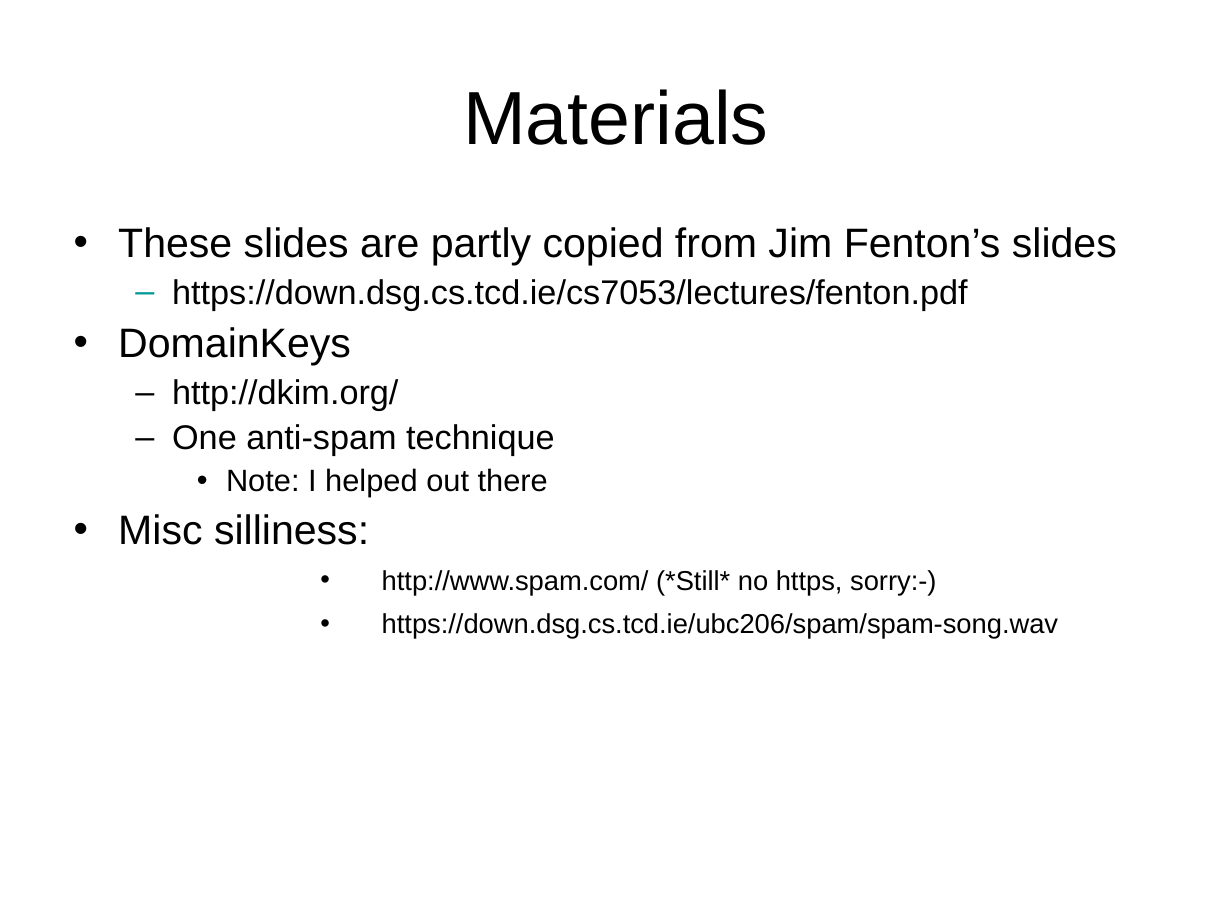
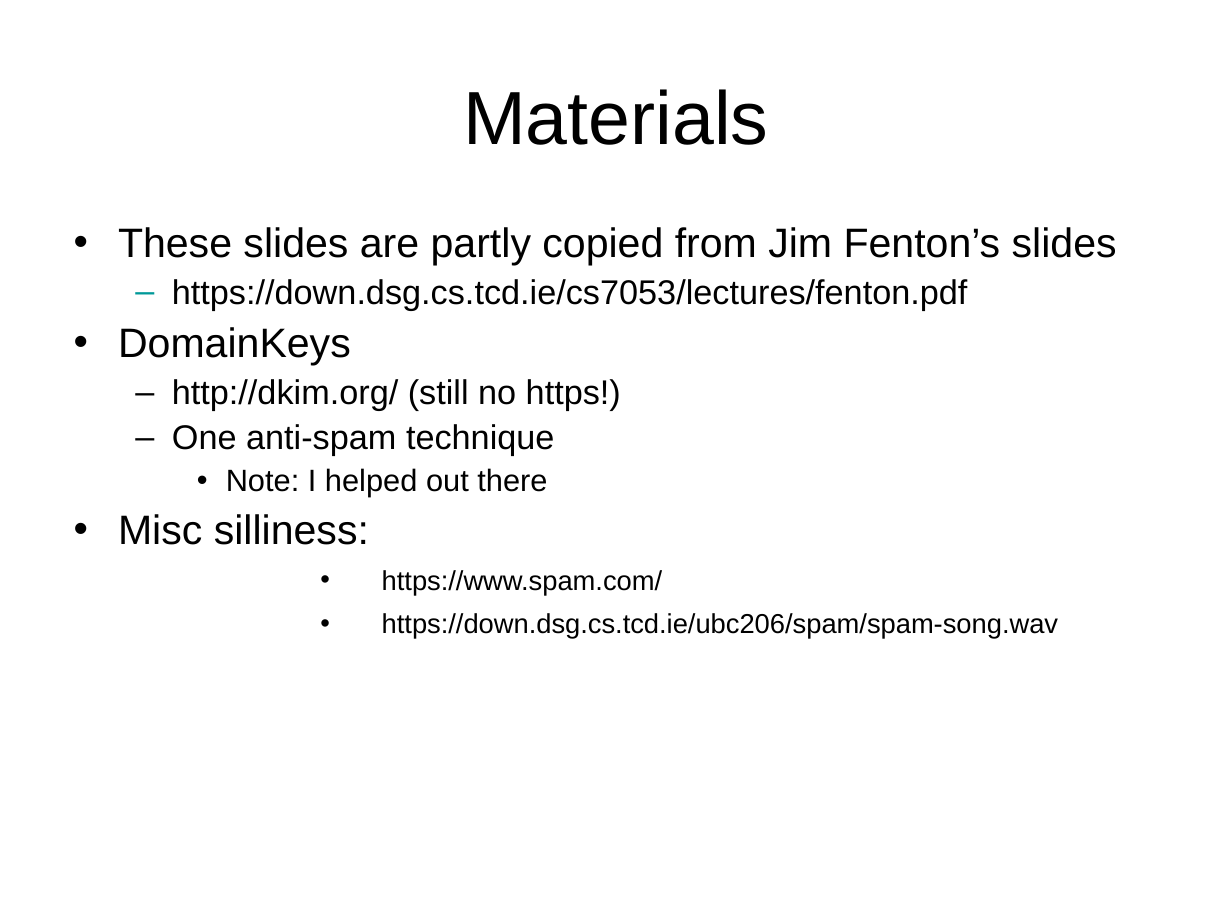
Before and after one commit to sftcd/cs7053, a slide deck: slide 3 of 2016lectures/04-spam.ppt. Drawn at 1232x924 pixels with LibreOffice and Linux fonts; fonts in the diff are those of the drawing. Boxes give left, top, right and bottom in pixels: in the first picture for what was removed or moved away, otherwise in the second. Text is boxed around its words. In the diff, an @@ line names an element or a change of style, - is before the commit and + after.

```diff
--- a/2016lectures/04-spam.ppt
+++ b/2016lectures/04-spam.ppt
@@ text at [118, 227, 1117, 639]: indent changed @@
@@ text at [172, 379, 621, 410]: text changed @@
-  – http://dkim.org/
+  – http://dkim.org/ (still no https!)
@@ text at [382, 570, 662, 596]: text changed @@
-    • http://www.spam.com/ (*Still* no https, sorry:-)
+    • https://www.spam.com/
```
Also in this commit, not shown: 7 other slides changed, 7 slides added, 2 other files.
